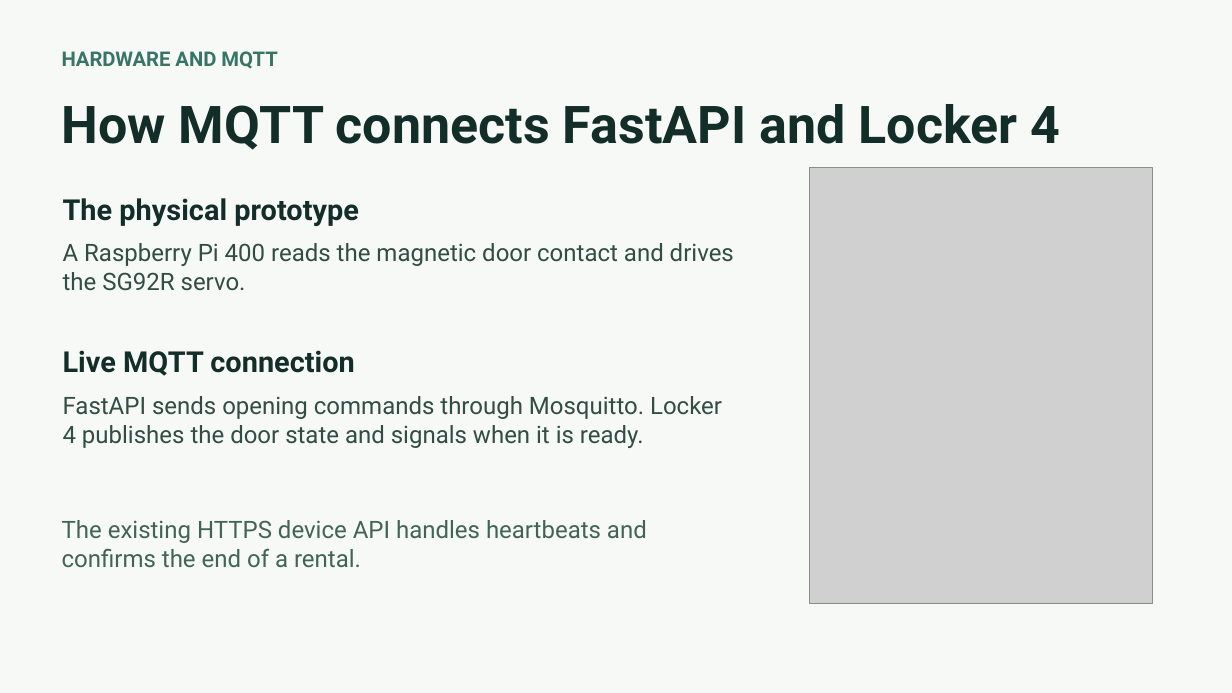
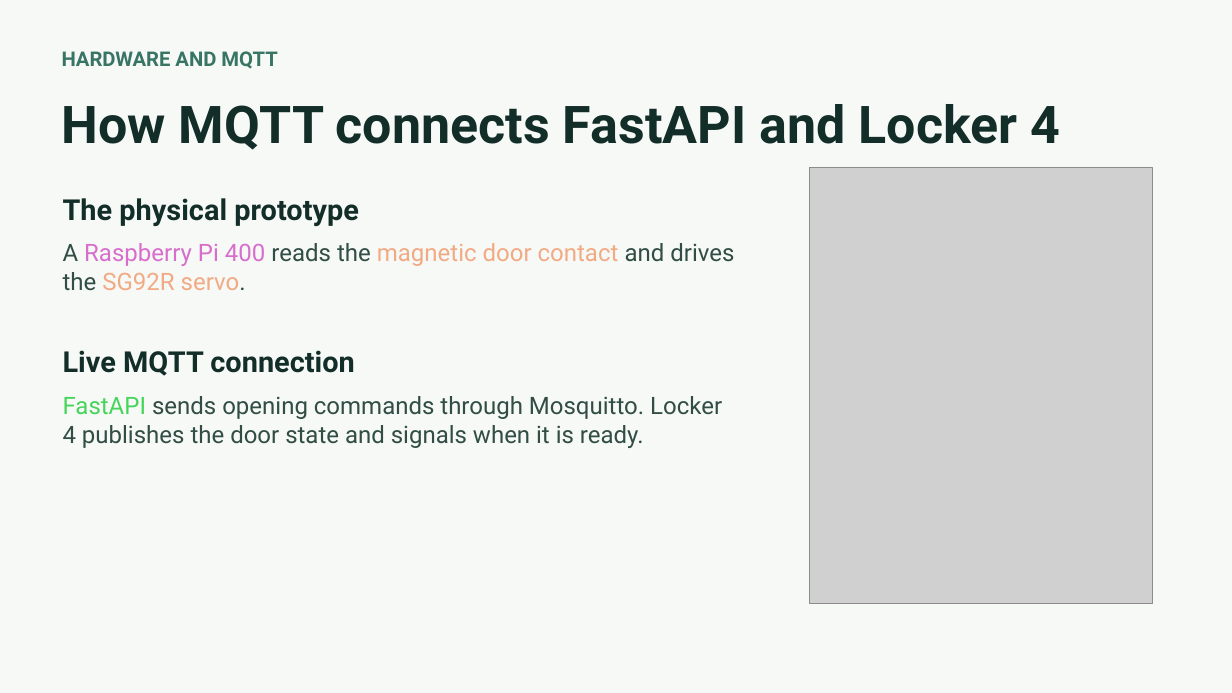
Before and after one commit to nikitsya/UniStow, a slide deck: slide 7 of docs/presentations/UniStow-Progress-Review-2026-11-11.pptx. Drawn at 1232x693 pixels with LibreOffice and Linux fonts; fonts in the diff are those of the drawing; grey boxes stand for pictures. Boxes give left, top, right and bottom in pixels: in the first picture for what was removed or moved away, otherwise in the second. Text is boxed around its words. In the diff, an @@ line names an element or a change of style, - is before the commit and + after.

```diff
--- a/docs/presentations/UniStow-Progress-Review-2026-11-11.pptx
+++ b/docs/presentations/UniStow-Progress-Review-2026-11-11.pptx
@@ text "A Raspberry Pi 400 reads ..." at (x1=63, y1=243, x2=734, y2=291): text colour #314D45 to #D86ECC in "Raspberry Pi 400"; text colour #314D45 to #F2AA84 in "magnetic door contact SG92R servo." @@
@@ text "FastAPI sends opening commands through ..." at (x1=63, y1=396, x2=722, y2=448): text colour #314D45 to #47D45A in "FastAPI" @@
@@ text removed at (x1=62, y1=520, x2=647, y2=567) @@
-The existing HTTPS device API handles heartbeats and confirms the end of a rental.
```
Also in this commit, not shown: 9 other slides changed.
